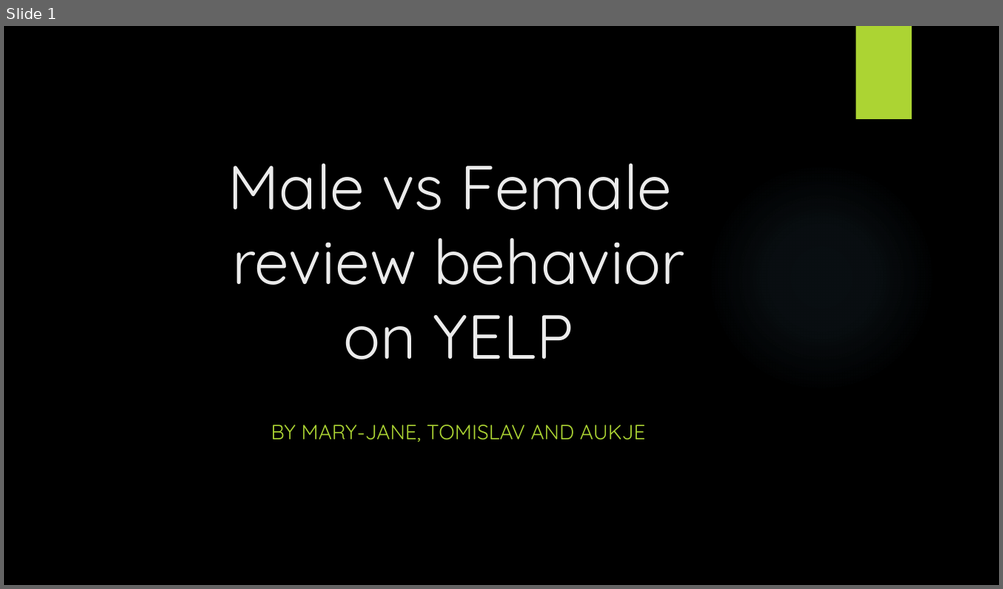
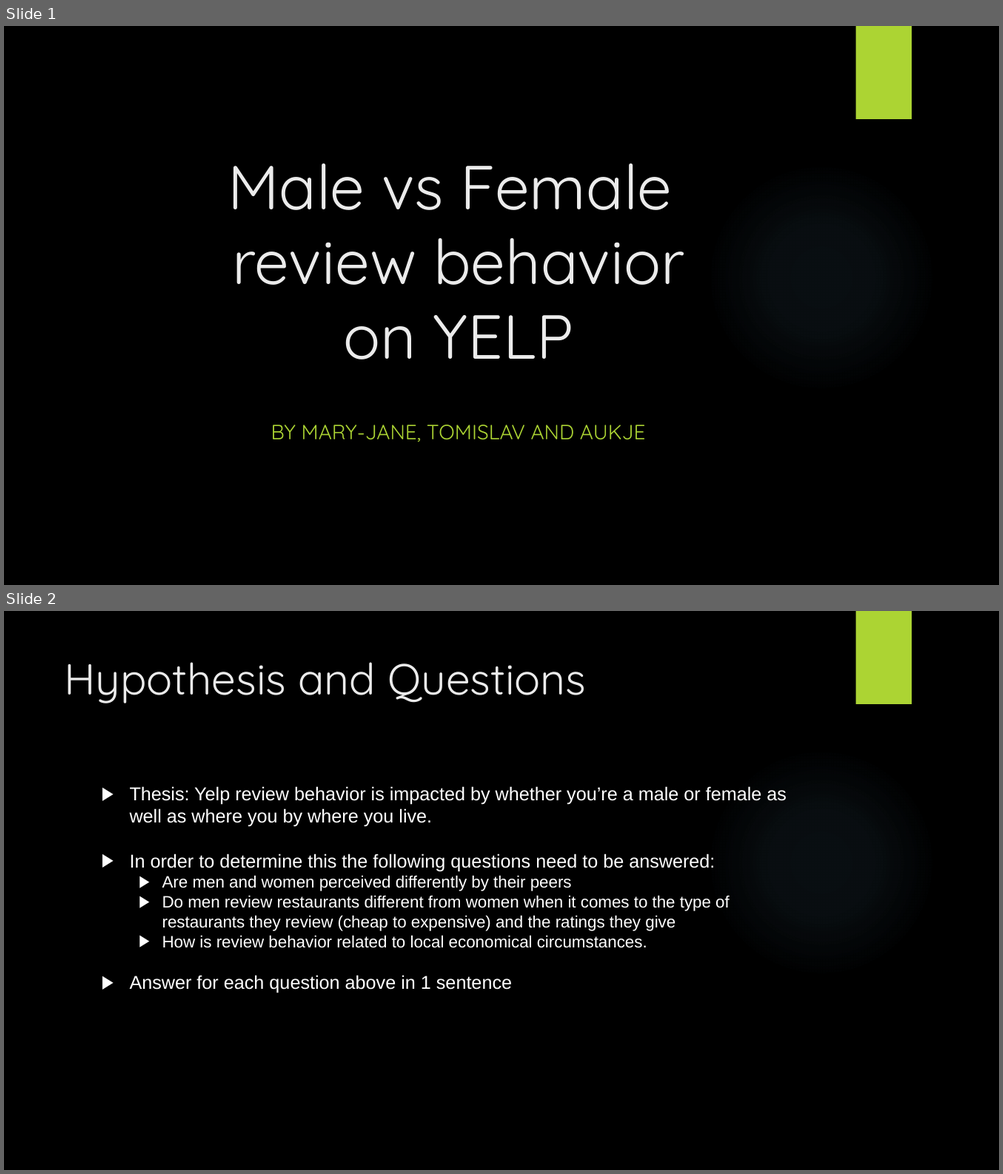
Before and after one commit to DutchDS/Project-1, a slide deck: Presentation.pptx. Shown one above the other, each under a label of ours: slide 1 before the commit, slides 1 and 2 after it. The pictures are 1003x589 and 1003x1174 pixels, drawn with LibreOffice and Linux fonts; fonts in the diff are those of the drawing; background and template pictures are left out. Boxes give left, top, right and bottom in pixels: in the first picture for what was removed or moved away, otherwise in the second. Text is boxed around its words. In the diff, an @@ line names an element or a change of style, - is before the commit and + after.

```diff
--- a/Presentation.pptx
+++ b/Presentation.pptx
@@ slide 2 added at (4, 611, 999, 1170), background picture (left out); not listed: 2 template elements that a slide beside it also shows @@
@@ title added at (64, 662, 586, 703), 42 pt, text #EBEBEB @@
+Hypothesis and Questions
@@ text added at (130, 786, 786, 994), 16 pt, text #FFFFFF @@
+▶ Thesis: Yelp review behavior is impacted by whether you’re a male or female as well as where you by where you live.
+▶ In order to determine this the following questions need to be answered:
+  ▶ Are men and women perceived differently by their peers
+  ▶ Do men review restaurants different from women when it comes to the type of restaurants they review (cheap to expensive) and the ratings they give
+  ▶ How is review behavior related to local economical circumstances.
+▶ Answer for each question above in 1 sentence
```
Also in this commit, not shown: 1 slide changed, 5 other slides added, 2 slides removed.
